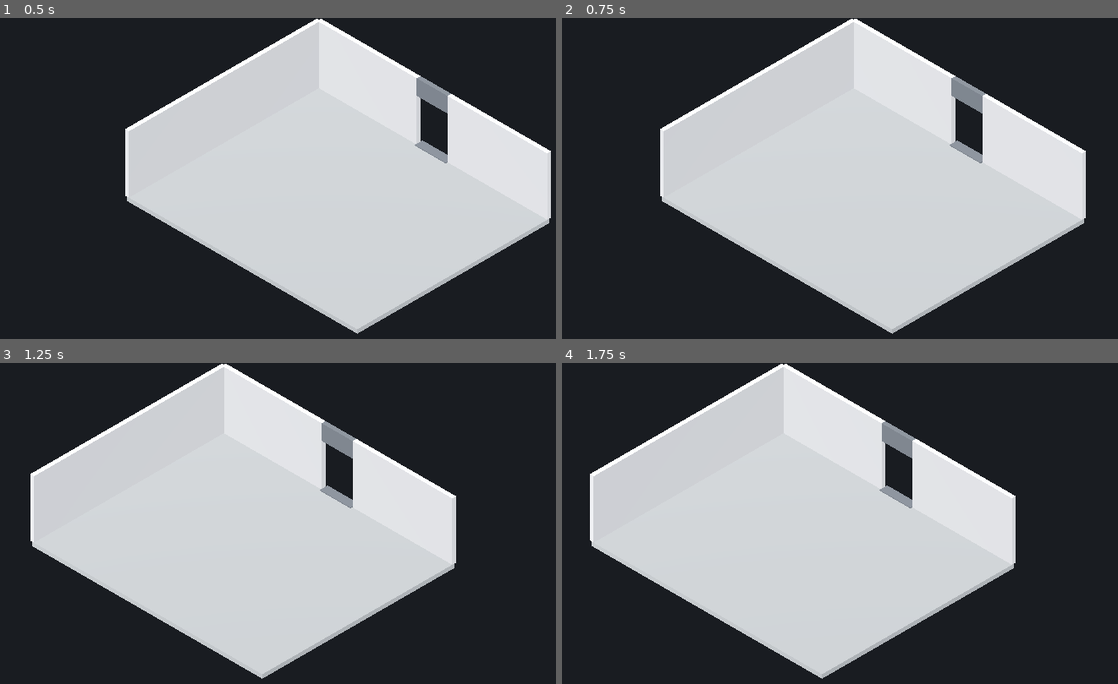
Above: before the commit, frames 1-4 (two rows, left to right).
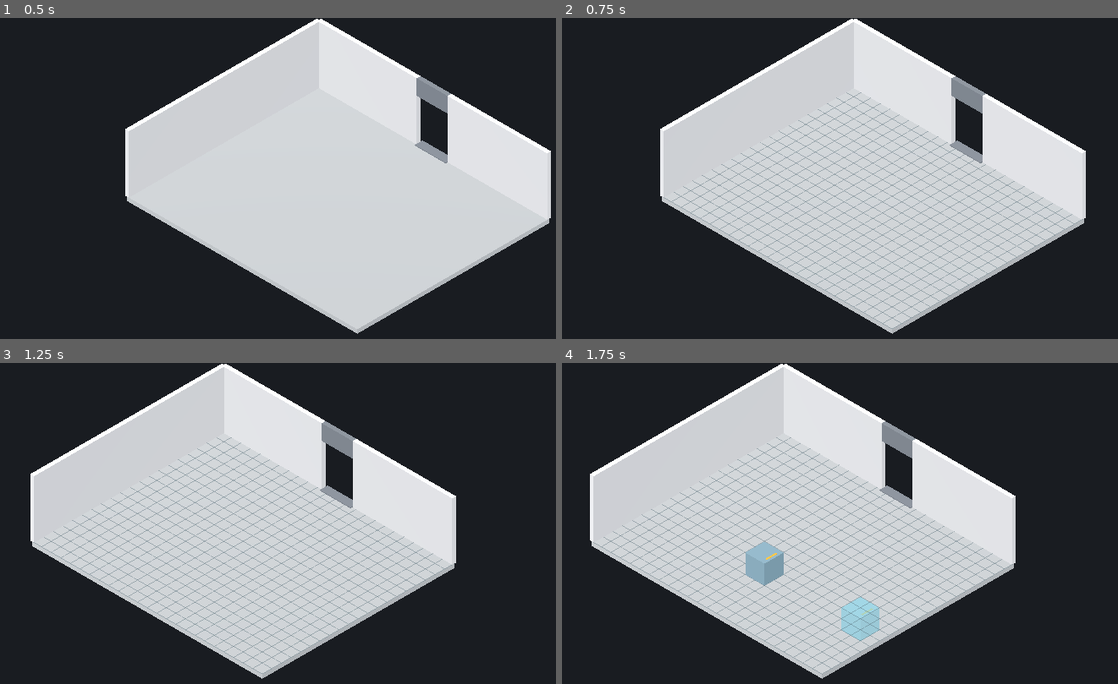
Above: after the commit, the same moments.

Repository: pestovstop-coder/Press
Game: Godot game, scene res://scenes/main.tscn
The game is run twice, just before and just after one commit, with the same random seed, the same clock (stepped at 60 frames per second) and the same inputs.
Inputs (mouse positions are in pixels of both pictures, inside the frame that each line leads up to):
- Up to frame 1 (0.5 s): no input
- Up to frame 2 (0.75 s): tap Enter at 0.5 s; move the mouse to (1051, 188) at 0.52 s; hold D from 0.53 s (still down); tap B at 0.6 s; click (1051, 188) at 0.67 s
- Up to frame 3 (1.25 s): keep holding D; tap R at 0.8 s
- Up to frame 4 (1.75 s): release D at 1.25 s; drag from (762, 571) to (867, 629) at 1.27 s

Frame 1 is identical in both runs. In frame 2, 4.1% of the frame differs, in the area x 17-94%, y 23-97%; in frame 3, 4.1%; in frame 4, 5.3%, in the area x 5-82%, y 23-98%.

Commit message:
feat: add stage-one grid placement foundation
Co-authored-by: arena-agent <297053741+arena-agent@users.noreply.github.com>

Diff:
--- a/project.godot
+++ b/project.godot
@@ -1,15 +1,15 @@
-; Press Office Tycoon — Task 001: Godot 4 technical foundation.
+; Press Office Tycoon — Task 002: placement foundation, stage 1.
 ; Engine: Godot 4.7.x, GDScript, GL Compatibility renderer.
 ; Main scene contains only a primitive test room, a fixed isometric camera rig
-; and neutral lighting. No gameplay, no UI, no plugins.
+; and neutral lighting, with temporary block placement. No simulation or plugins.
 
 config_version=5
 
 [application]
 
 config/name="Press Office Tycoon"
-config/description="Godot 4 foundation: empty 3D test room and isometric camera."
-config/version="0.0.1"
+config/description="Godot 4: 3D test room, isometric camera and grid-based block placement."
+config/version="0.0.2"
 run/main_scene="res://scenes/main.tscn"
 config/features=PackedStringArray("4.7", "GL Compatibility")
 
--- a/scenes/main.tscn
+++ b/scenes/main.tscn
@@ -1,13 +1,15 @@
-[gd_scene load_steps=11 format=3]
+[gd_scene load_steps=12 format=3]
 
-; Task 001 main scene — primitive test room only.
+; Task 002 stage 1 — original room plus placement controller.
 ; All geometry is Godot BoxMesh primitives with neutral placeholder materials.
-; No furniture, characters, animation, UI or gameplay nodes.
+; Temporary placement blocks only; no furniture, characters or simulation.
 
 [ext_resource type="Script" path="res://scripts/camera_controller.gd" id="1_camera"]
 [ext_resource type="Material" path="res://assets/materials/floor.tres" id="2_floor"]
 [ext_resource type="Material" path="res://assets/materials/wall.tres" id="3_wall"]
 [ext_resource type="Material" path="res://assets/materials/doorway.tres" id="4_doorway"]
+
+[ext_resource type="Script" path="res://scripts/placement_controller.gd" id="5_placement"]
 
 [sub_resource type="BoxMesh" id="BoxMesh_floor"]
 size = Vector3(12, 0.2, 10)
@@ -85,3 +87,6 @@
 near = 0.1
 far = 200.0
 current = true
+
+[node name="PlacementController" type="Node3D" parent="."]
+script = ExtResource("5_placement")
--- /dev/null
+++ b/scripts/placement_controller.gd
@@ -0,0 +1,184 @@
+extends Node3D
+## TASK 002 / Stage 1 only. World units are metres; placement uses floor-local XZ.
+## Blender front -Y maps to Godot +Z (Blender +Z maps to Godot +Y).
+const STEP: float = 0.5
+const BLOCK_SIZE: Vector3 = Vector3(1.0, 1.0, 1.0)
+const GRID_LIFT: float = 0.012
+
+var active: bool = false
+var quarter_turns: int = 0
+var valid_target: bool = false
+var grid: MeshInstance3D
+var preview: Node3D
+var placed: Node3D
+var floor_top: float
+var floor_bounds: AABB
+
+@onready var floor_mesh: MeshInstance3D = get_node("../TestRoom/Floor")
+@onready var camera: Camera3D = get_node("../CameraRig/Camera3D")
+
+
+func _ready() -> void:
+	floor_bounds = floor_mesh.mesh.get_aabb()
+	floor_top = floor_bounds.end.y
+	_build_grid()
+	preview = _make_block(true)
+	add_child(preview)
+	placed = Node3D.new()
+	placed.name = "PlacedBlocks"
+	add_child(placed)
+	set_active(false)
+
+
+func _process(_delta: float) -> void:
+	# Reproject every frame, including when the camera pans/zooms without mouse motion.
+	if active:
+		_update_preview(get_viewport().get_mouse_position())
+
+
+func _unhandled_input(event: InputEvent) -> void:
+	if event is InputEventKey and event.pressed and not event.echo:
+		match event.keycode:
+			KEY_B:
+				set_active(not active)
+			KEY_ESCAPE:
+				if not active:
+					return
+				set_active(false)
+			KEY_R:
+				if not active:
+					return
+				quarter_turns = (quarter_turns + 1) % 4
+				preview.rotation.y = quarter_turns * PI / 2.0
+			_:
+				return
+		get_viewport().set_input_as_handled()
+	elif active and event is InputEventMouseButton:
+		if event.button_index == MOUSE_BUTTON_LEFT:
+			if event.pressed:
+				_update_preview(event.position)
+				# MMB remains camera-only: do not confirm while panning.
+				if not Input.is_mouse_button_pressed(MOUSE_BUTTON_MIDDLE):
+					place_block()
+			get_viewport().set_input_as_handled()
+	# Motion is not consumed: the camera only pans with MMB, never with LMB.
+
+
+func set_active(enabled: bool) -> void:
+	active = enabled
+	grid.visible = enabled
+	valid_target = false
+	preview.visible = false
+	if enabled:
+		quarter_turns = 0
+		preview.rotation.y = 0.0
+		_update_preview(get_viewport().get_mouse_position())
+
+
+func snapped_floor_point(local_hit: Vector3) -> Vector3:
+	return Vector3(snappedf(local_hit.x, STEP), floor_top, snappedf(local_hit.z, STEP))
+
+
+func target_inside_floor(point: Vector3) -> bool:
+	var half: Vector3 = BLOCK_SIZE * 0.5
+	return (
+		point.x - half.x >= floor_bounds.position.x
+		and point.x + half.x <= floor_bounds.end.x
+		and point.z - half.z >= floor_bounds.position.z
+		and point.z + half.z <= floor_bounds.end.z
+	)
+
+
+func _update_preview(screen_point: Vector2) -> void:
+	var origin: Vector3 = floor_mesh.to_local(camera.project_ray_origin(screen_point))
+	var direction: Vector3 = (
+		floor_mesh.global_basis.inverse() * camera.project_ray_normal(screen_point)
+	)
+	valid_target = false
+	preview.visible = false
+	if absf(direction.y) < 0.00001:
+		return
+	var distance: float = (floor_top - origin.y) / direction.y
+	if distance < 0.0:
+		return
+	var hit: Vector3 = origin + direction * distance
+	# Do not snap a point outside the physical floor back into the room.
+	if (
+		hit.x < floor_bounds.position.x
+		or hit.x > floor_bounds.end.x
+		or hit.z < floor_bounds.position.z
+		or hit.z > floor_bounds.end.z
+	):
+		return
+	var point: Vector3 = snapped_floor_point(hit)
+	valid_target = target_inside_floor(point)
+	preview.visible = valid_target
+	preview.global_position = floor_mesh.to_global(point)
+
+
+func place_block() -> void:
+	if not active or not valid_target:
+		return
+	var block: Node3D = _make_block(false)
+	placed.add_child(block)
+	block.global_transform = preview.global_transform
+
+
+func _material(color: Color) -> StandardMaterial3D:
+	var material := StandardMaterial3D.new()
+	material.albedo_color = color
+	material.roughness = 0.85
+	if color.a < 1.0:
+		material.transparency = BaseMaterial3D.TRANSPARENCY_ALPHA
+	return material
+
+
+func _make_block(ghost: bool) -> Node3D:
+	var root := Node3D.new()
+	root.name = "Preview" if ghost else "Block"
+	var body := MeshInstance3D.new()
+	var box := BoxMesh.new()
+	box.size = BLOCK_SIZE
+	body.mesh = box
+	body.position.y = BLOCK_SIZE.y * 0.5
+	body.material_override = _material(
+		Color(0.25, 0.72, 0.85, 0.38) if ghost else Color(0.48, 0.61, 0.68)
+	)
+	if ghost:
+		body.cast_shadow = GeometryInstance3D.SHADOW_CASTING_SETTING_OFF
+	root.add_child(body)
+	# Small top stripe on +Z identifies the front of an otherwise square block.
+	var front := MeshInstance3D.new()
+	var stripe := BoxMesh.new()
+	stripe.size = Vector3(0.55, 0.006, 0.09)
+	front.mesh = stripe
+	front.position = Vector3(0.0, BLOCK_SIZE.y + 0.003, 0.35)
+	front.material_override = _material(Color(0.95, 0.66, 0.22, 0.5 if ghost else 1.0))
+	front.cast_shadow = GeometryInstance3D.SHADOW_CASTING_SETTING_OFF
+	root.add_child(front)
+	return root
+
+
+func _build_grid() -> void:
+	var lines := ImmediateMesh.new()
+	var material := _material(Color(0.34, 0.43, 0.47, 0.42))
+	material.shading_mode = BaseMaterial3D.SHADING_MODE_UNSHADED
+	lines.surface_begin(Mesh.PRIMITIVE_LINES, material)
+	var low: Vector3 = floor_bounds.position
+	var high: Vector3 = floor_bounds.end
+	var y: float = floor_top + GRID_LIFT
+	for i in range(int(ceilf(low.x / STEP)), int(floorf(high.x / STEP)) + 1):
+		var x: float = i * STEP
+		lines.surface_add_vertex(Vector3(x, y, low.z))
+		lines.surface_add_vertex(Vector3(x, y, high.z))
+	for i in range(int(ceilf(low.z / STEP)), int(floorf(high.z / STEP)) + 1):
+		var z: float = i * STEP
+		lines.surface_add_vertex(Vector3(low.x, y, z))
+		lines.surface_add_vertex(Vector3(high.x, y, z))
+	lines.surface_end()
+	grid = MeshInstance3D.new()
+	grid.name = "PlacementGrid"
+	grid.mesh = lines
+	grid.cast_shadow = GeometryInstance3D.SHADOW_CASTING_SETTING_OFF
+	# Parent to the floor so mesh bounds, offset and grid share a coordinate system.
+	floor_mesh.add_child(grid)
--- /dev/null
+++ b/tests/placement_smoke.gd
@@ -0,0 +1,107 @@
+extends SceneTree
+## Run: godot --headless --path . --script res://tests/placement_smoke.gd
+## This loads the delivered scene; no mock controller or replacement geometry.
+var failures: int = 0
+
+
+func _initialize() -> void:
+	call_deferred("_run")
+
+
+func check(condition: bool, description: String) -> void:
+	if condition:
+		print("PASS: " + description)
+	else:
+		push_error("FAIL: " + description)
+		failures += 1
+
+
+func key(controller: Node, code: Key) -> void:
+	var event := InputEventKey.new()
+	event.keycode = code
+	event.pressed = true
+	controller._unhandled_input(event)
+
+
+func _run() -> void:
+	var scene: Node = load("res://scenes/main.tscn").instantiate()
+	root.add_child(scene)
+	await process_frame
+	var controller: Node = scene.get_node("PlacementController")
+	var rig: Node3D = scene.get_node("CameraRig")
+	var camera: Camera3D = rig.get_node("Camera3D")
+	check(
+		not controller.active and not controller.grid.visible and not controller.preview.visible,
+		"normal mode hides grid and preview"
+	)
+	check(
+		controller.floor_bounds.size.is_equal_approx(Vector3(12, 0.2, 10)),
+		"bounds derived from original 12 x 10 metre floor"
+	)
+	key(controller, KEY_B)
+	check(controller.active and controller.grid.visible, "B enables placement/grid")
+	var camera_before: Transform3D = rig.global_transform
+	for point in [Vector3(0.24, 0, 0.26), Vector3(-1.26, 0, 1.24), Vector3(2, 0, -1)]:
+		var screen_point: Vector2 = camera.unproject_position(point)
+		controller._update_preview(screen_point)
+		var expected: Vector3 = controller.floor_mesh.to_global(
+			controller.snapped_floor_point(controller.floor_mesh.to_local(point))
+		)
+		check(
+			(
+				controller.valid_target
+				and controller.preview.global_position.is_equal_approx(expected)
+			),
+			"mouse ray follows floor and snaps: " + str(point)
+		)
+		var click := InputEventMouseButton.new()
+		click.button_index = MOUSE_BUTTON_LEFT
+		click.pressed = true
+		click.position = screen_point
+		controller._unhandled_input(click)
+	check(controller.placed.get_child_count() == 3, "three LMB clicks place three blocks")
+	check(rig.global_transform.is_equal_approx(camera_before), "placement does not move camera")
+	for block: Node3D in controller.placed.get_children():
+		check(is_zero_approx(block.global_position.y), "block base contacts floor at world Y=0")
+	key(controller, KEY_R)
+	check(
+		controller.quarter_turns == 1 and is_equal_approx(controller.preview.rotation.y, PI / 2),
+		"R rotates preview by 90 degrees"
+	)
+	controller.place_block()
+	var rotated: Node3D = controller.placed.get_child(3)
+	check(is_equal_approx(rotated.rotation.y, PI / 2), "confirmed block retains rotation")
+	for i in range(3):
+		key(controller, KEY_R)
+	check(controller.quarter_turns == 0, "four quarter-turns return to initial orientation")
+	check(
+		controller.target_inside_floor(Vector3(5.5, controller.floor_top, 4.5)),
+		"footprint fits at floor edge"
+	)
+	check(
+		not controller.target_inside_floor(Vector3(6, controller.floor_top, 5)),
+		"footprint extending outside floor is rejected"
+	)
+	controller._update_preview(camera.unproject_position(Vector3(20, 0, 20)))
+	check(
+		not controller.valid_target and not controller.preview.visible,
+		"outside floor hides preview"
+	)
+	controller.place_block()
+	check(controller.placed.get_child_count() == 4, "invalid target does not place")
+	key(controller, KEY_ESCAPE)
+	check(
+		not controller.active and not controller.grid.visible and not controller.preview.visible,
+		"Escape exits placement and hides grid/preview"
+	)
+	controller.place_block()
+	check(
+		controller.placed.get_child_count() == 4,
+		"cancel preserves existing blocks and prevents new ones"
+	)
+	key(controller, KEY_B)
+	check(controller.active and controller.quarter_turns == 0, "placement can be restarted")
+	key(controller, KEY_B)
+	check(not controller.active, "B toggles placement off")
+	print("Placement smoke test failures: ", failures)
+	quit(0 if failures == 0 else 1)
Not shown, added: evidence/task002/static_checks.txt
Not shown, added: docs/TASK_002_STAGE_1.md
